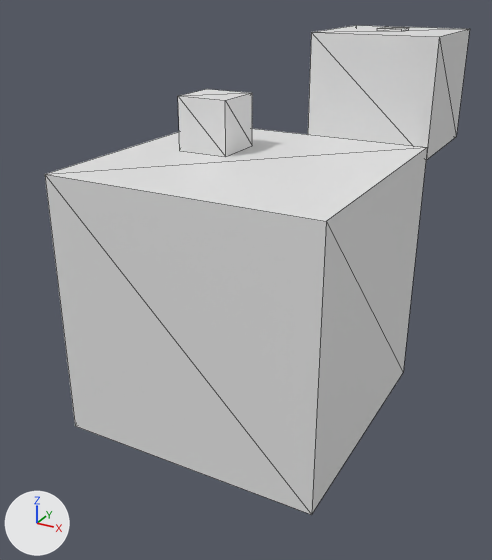
An edit to the glTF model public/levels/9.glb, drawn before and after from the same camera.
One viewpoint serves both versions: a 50 mm lens placed at (11.4, -21.1, 5.8), pointed at (-0.5, 0.7, -5.0). Arrows for +X, +Y and +Z are at lower left; the lights stay in place. Mesh edges are drawn as thin lines. Where no turn or scale is listed for an object, it has been applied to the vertices. Vertices at the same position are counted once.

The first picture shows 'Cube.009', 'fixed.009'.
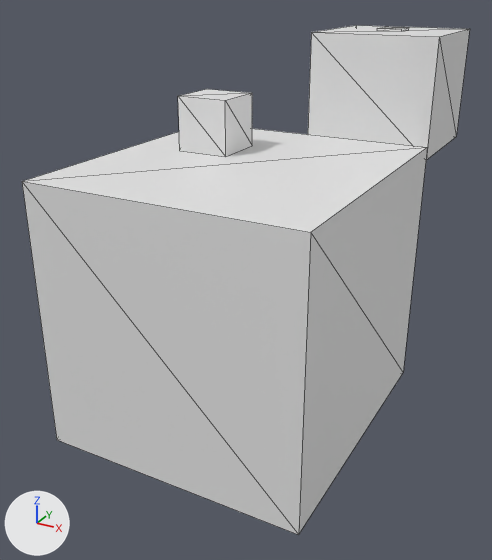
What differs and where, as boxes [x1, y1, x2, y2] in the pictures (492 x 560 px; the box of a moved part takes in the faces that stretch with it):
'fixed.009', reshaped: before [45, 25, 470, 515]; after [22, 25, 470, 535]
part 1 of me_plane_038, moved or reshaped: before [45, 132, 411, 515]; after [22, 132, 411, 535]

Diff of the bpy script that builds the scene:
```diff
--- a/public/levels/9.glb.py
+++ b/public/levels/9.glb.py
@@ me_plane_038 @@
 me_plane_038.from_pydata(...)  # 16 vertices, 24 faces; spans x -5.0..5.0, y -5.0..10.0, z -10.0..4.0
 # used by ob_fixed_009; location = (0.0, 0.0, 0.0)
 # before: 0 (-5.0, -5.0, 0.0) at pixel (44, 174), 1 (5.0, -5.0, 0.0) at pixel (326, 221), 4 (-5.0, -5.0, -10.0) at pixel (75, 425), 5 (5.0, -5.0, -10.0) at pixel (311, 514)
+# me_plane_038 part 1
+for i in [0, 1, 4, 5]: me_plane_038.vertices[i].co += Vector((0.0, -1.0, 0.0))
```
